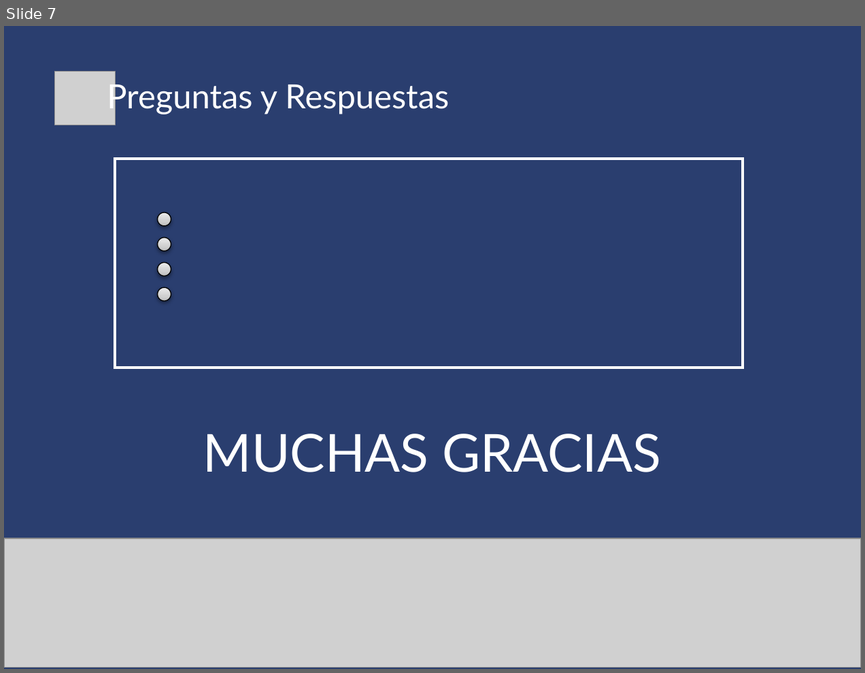
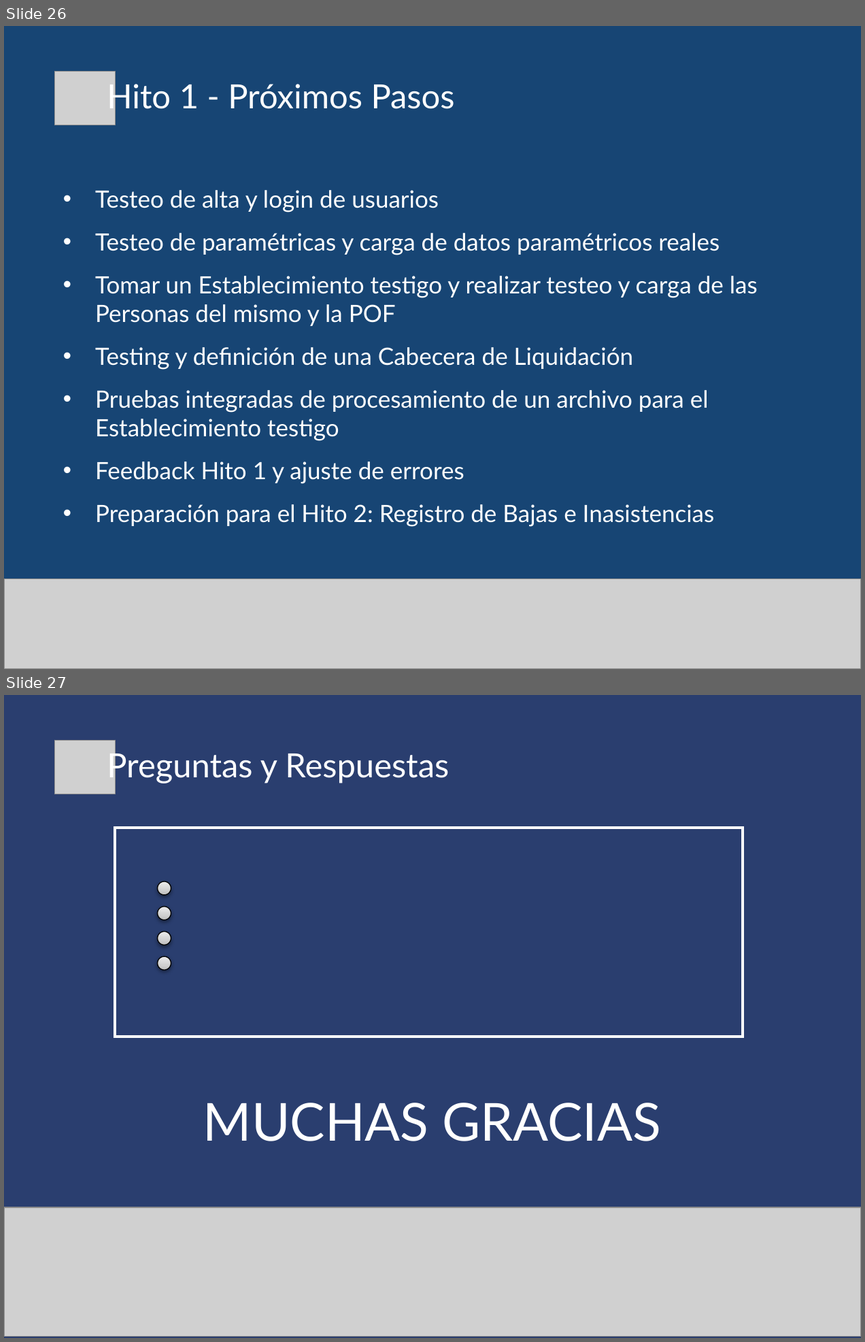
Before and after one commit to gabulopezmdq-ui/Eventia, a slide deck: Documentacion/DocumentacionProyecto/Presentaciones/MEC_Hito1.pptx. Shown one above the other, each under a label of ours: slide 7 before the commit, slides 26 and 27 after it. The pictures are 865x673 and 865x1342 pixels, drawn with LibreOffice and Linux fonts; fonts in the diff are those of the drawing; grey boxes stand for pictures. Boxes give left, top, right and bottom in pixels: in the first picture for what was removed or moved away, otherwise in the second. Text is boxed around its words. In the diff, an @@ line names an element or a change of style, - is before the commit and + after.

```diff
--- a/Documentacion/DocumentacionProyecto/Presentaciones/MEC_Hito1.pptx
+++ b/Documentacion/DocumentacionProyecto/Presentaciones/MEC_Hito1.pptx
@@ slide 26 added at <box>4,26,861,669</box>, background #174574 @@
@@ picture added at <box>54,72,116,125</box> @@
@@ text added at <box>107,79,455,115</box>, 28 pt, text #FFFFFF @@
+Hito 1 - Próximos Pasos
@@ text added at <box>95,190,757,526</box>, 20 pt, text #FFFFFF @@
+• Testeo de alta y login de usuarios
+• Testeo de paramétricas y carga de datos paramétricos reales
+• Tomar un Establecimiento testigo y realizar testeo y carga de las Personas del mismo y la POF
+• Testing y definición de una Cabecera de Liquidación
+• Pruebas integradas de procesamiento de un archivo para el Establecimiento testigo
+• Feedback Hito 1 y ajuste de errores
+• Preparación para el Hito 2: Registro de Bajas e Inasistencias
@@ picture added at <box>4,579,861,669</box> @@
@@ what was slide 7 is now slide 27 @@
```
Also in this commit, not shown: 5 slides changed, 19 other slides added.
